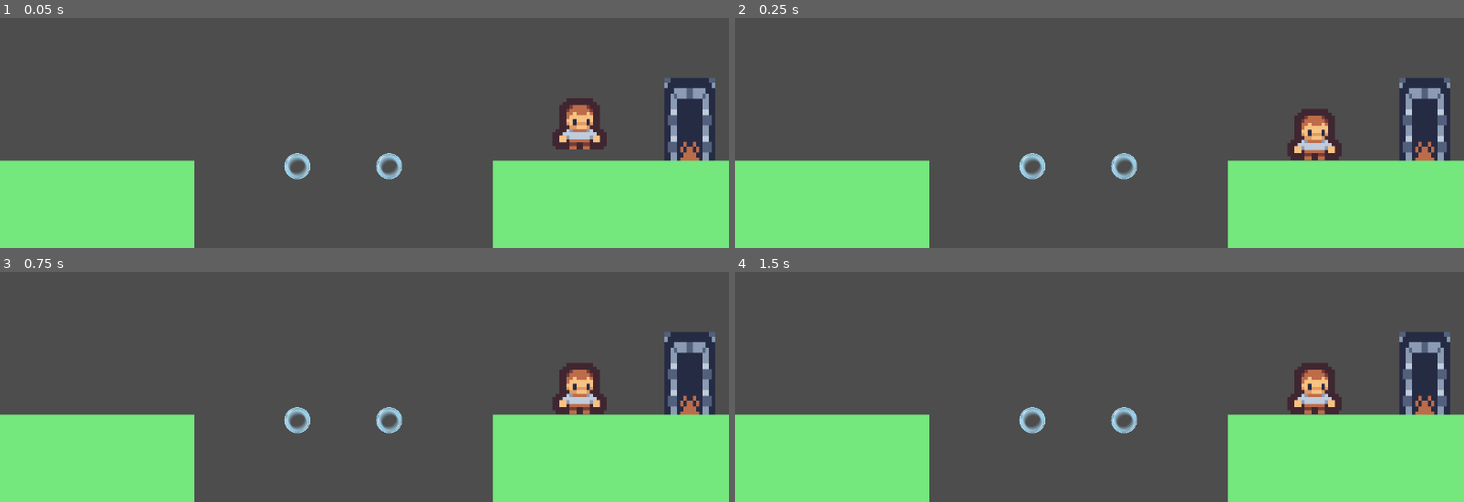
Above: before the commit, frames 1-4 (two rows, left to right).
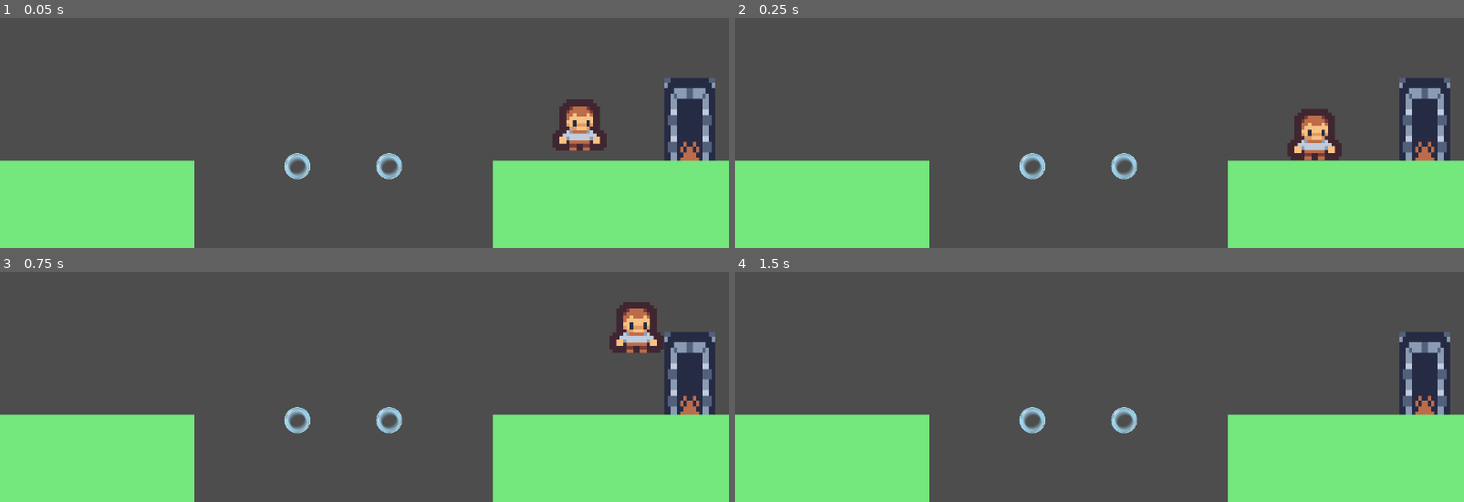
Above: after the commit, the same moments.

Repository: pablo4licante/gamejam-25
Game: Godot game, scene res://escenas/entidades/escena_plataformas_1.tscn
Same seed, same stepped clock (60 frames per second), same inputs: the game is played once before the commit and once after it. This scene is started directly instead of the project's main scene.
Inputs:
- Up to frame 1 (0.05 s): no input
- Up to frame 2 (0.25 s): no input
- Up to frame 3 (0.75 s): tap Enter at 0.5 s; hold D (1_right) from 0.53 s (still down); tap W (1_up) at 0.6 s
- Up to frame 4 (1.5 s): keep holding D (1_right); tap W (1_up) at 0.77, 1.07, 1.35 s

The runs differ from the first frame. In frame 1, 0.3% of the frame differs, in the area x 75-84%, y 34-58%; in frame 2, nothing differs; in frame 3, 2.6%, in the area x 75-91%, y 13-62%; in frame 4, 1.3%.

Commit message:
Gravedad independiente de los frames

Diff:
--- a/escenas/entidades/jugador_plataformas.gd
+++ b/escenas/entidades/jugador_plataformas.gd
@@ -1,14 +1,14 @@
 extends CharacterBody2D
 
-const GRAVITY = 30
-const JUMP_POWER = -1000
+const GRAVITY = 3000
+const JUMP_POWER = -900
 const WALK_SPEED = 450
 const ACCELETARION_SMOOTHING = 20
 
-func _process(_delta):
-	velocity.y += GRAVITY
-	if Input.is_action_just_pressed("p1_up") && is_on_floor():
+func _process(delta):
+	velocity.y += GRAVITY * delta
+	if Input.is_action_just_pressed("1_up") && is_on_floor():
 		velocity.y = JUMP_POWER
-	var x_movement = Input.get_action_strength("p1_right") - Input.get_action_strength("p1_left")
+	var x_movement = Input.get_action_strength("1_right") - Input.get_action_strength("1_left")
 	velocity.x = x_movement * WALK_SPEED
 	move_and_slide()
--- a/escenas/entidades/plataforma_burbuja.gd
+++ b/escenas/entidades/plataforma_burbuja.gd
@@ -1,6 +1,6 @@
 extends Node2D
 
-const JUMP_POWER = -1200
+const JUMP_POWER = -1000
 
 func _ready():
 	$Area2D.body_entered.connect(on_body_entered)
